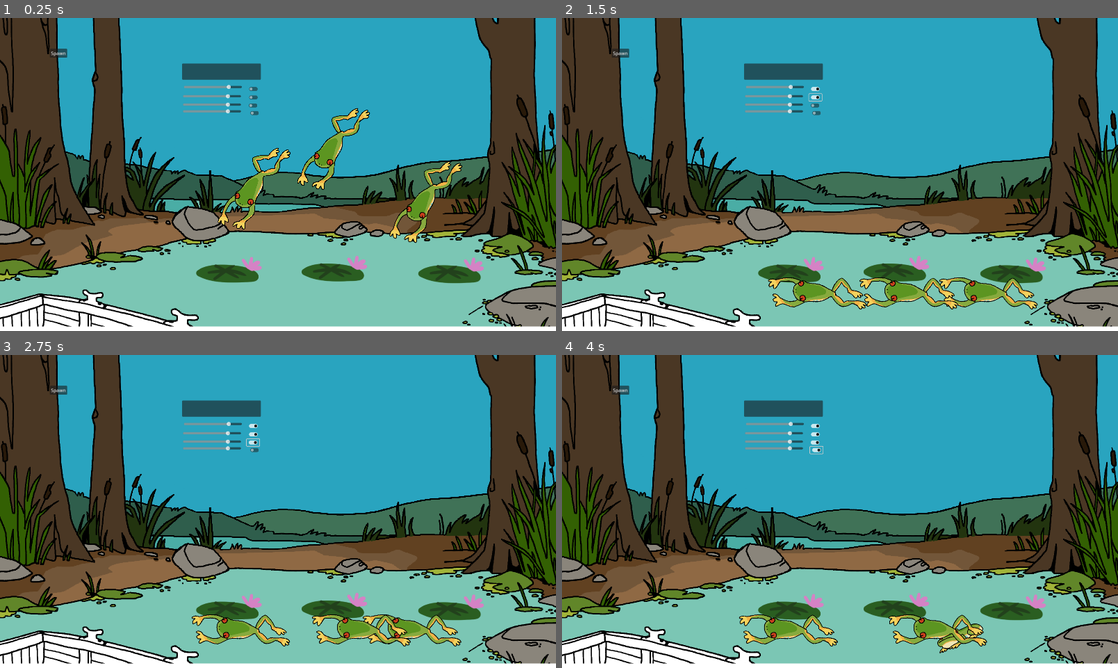
Above: before the commit, frames 1-4 (two rows, left to right).
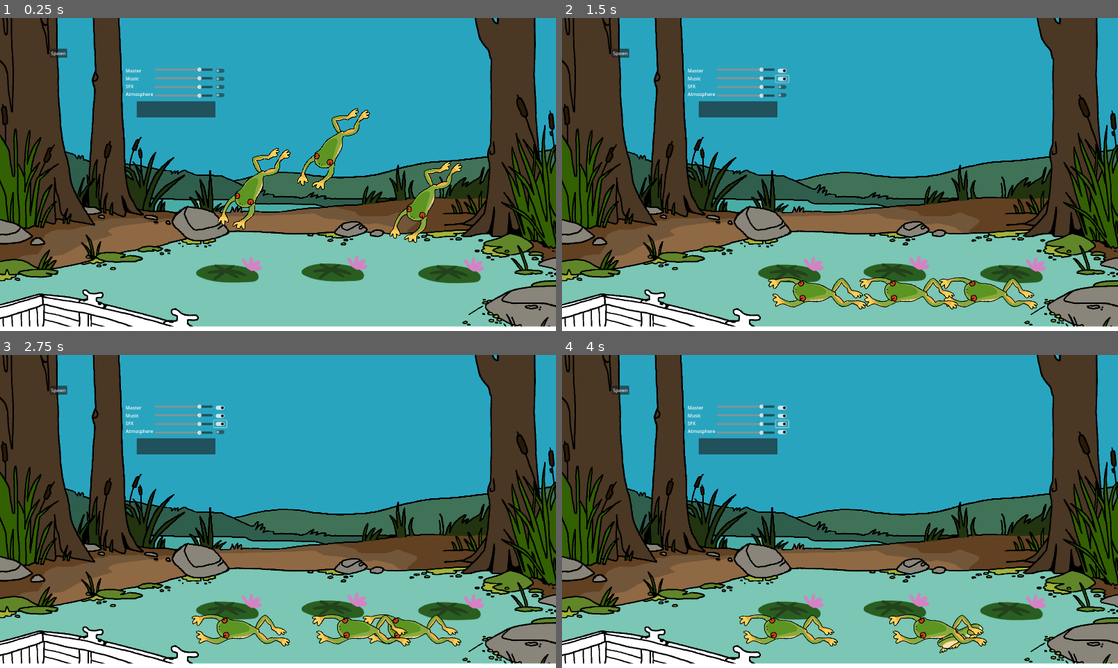
Above: after the commit, the same moments.

Repository: NotTom31/FroggeeToadems
Game: Godot game, scene res://Scenes/Levels/Test/brendan-testing.tscn
Two runs of this game, one before a commit and one after it. Both use one fixed random seed, a clock stepped at 60 frames per second and the inputs below. This scene is started directly instead of the project's main scene.
Inputs (mouse positions are in pixels of both pictures, inside the frame that each line leads up to; where the layout moved, square brackets give the same spot in the first picture):
- Up to frame 1 (0.25 s): no input
- Up to frame 2 (1.5 s): click (784, 71) [817, 89] at 0.5 s; click (784, 77) [817, 96] at 1.25 s
- Up to frame 3 (2.75 s): click (222, 423) [255, 442] at 2 s
- Up to frame 4 (4 s): click (784, 433) [817, 448] at 2.75 s; move the mouse to (956, 636) at 3.52 s; hold Right (ui_right) from 3.53 s (still down); click (956, 636) at 3.67 s; tap Up (ui_up) at 3.77 s

The runs differ from the first frame. In frame 1, 2.1% of the frame differs, in the area x 22-47%, y 14-32%; in frame 2, 2.1%; in frame 3, 2.1%; in frame 4, 2.1%.

Commit message:
Implemented Audio Controls
Added to settings menu scene

Diff:
--- a/Scenes/Levels/Test/brendan-testing.tscn
+++ b/Scenes/Levels/Test/brendan-testing.tscn
@@ -15,18 +15,6 @@
 
 [node name="AudioManagerControls" parent="LevelManager/SoundManager" instance=ExtResource("3_tutdx")]
 position = Vector2(608, 224)
-
-[node name="MainSlider" parent="LevelManager/SoundManager/AudioManagerControls" index="4"]
-z_index = 1
-
-[node name="MXSlider" parent="LevelManager/SoundManager/AudioManagerControls" index="5"]
-step = 0.05
-
-[node name="FXSlider" parent="LevelManager/SoundManager/AudioManagerControls" index="6"]
-step = 0.05
-
-[node name="ATMSlider" parent="LevelManager/SoundManager/AudioManagerControls" index="7"]
-step = 0.05
 
 [node name="PickupMX1" type="AudioStreamPlayer2D" parent="LevelManager/SoundManager"]
 stream = ExtResource("4_6o1un")
@@ -50,18 +38,6 @@
 
 [node name="PickupSFX" type="AudioStreamPlayer2D" parent="LevelManager/SoundManager"]
 
-[connection signal="pressed" from="LevelManager/SoundManager/AudioManagerControls/MainToggle" to="LevelManager/SoundManager" method="_on_main_toggle_pressed"]
-[connection signal="pressed" from="LevelManager/SoundManager/AudioManagerControls/MXToggle" to="LevelManager/SoundManager" method="_on_mx_toggle_pressed"]
-[connection signal="pressed" from="LevelManager/SoundManager/AudioManagerControls/FXToggle" to="LevelManager/SoundManager" method="_on_fx_toggle_pressed"]
-[connection signal="pressed" from="LevelManager/SoundManager/AudioManagerControls/ATMToggle" to="LevelManager/SoundManager" method="_on_atm_toggle_pressed"]
-[connection signal="mouse_exited" from="LevelManager/SoundManager/AudioManagerControls/MainSlider" to="LevelManager/SoundManager" method="_on_main_slider_mouse_exited"]
-[connection signal="value_changed" from="LevelManager/SoundManager/AudioManagerControls/MainSlider" to="LevelManager/SoundManager" method="_on_main_slider_value_changed"]
-[connection signal="mouse_exited" from="LevelManager/SoundManager/AudioManagerControls/MXSlider" to="LevelManager/SoundManager" method="_on_mx_slider_mouse_exited"]
-[connection signal="value_changed" from="LevelManager/SoundManager/AudioManagerControls/MXSlider" to="LevelManager/SoundManager" method="_on_mx_slider_value_changed"]
-[connection signal="mouse_exited" from="LevelManager/SoundManager/AudioManagerControls/FXSlider" to="LevelManager/SoundManager" method="_on_fx_slider_mouse_exited"]
-[connection signal="value_changed" from="LevelManager/SoundManager/AudioManagerControls/FXSlider" to="LevelManager/SoundManager" method="_on_fx_slider_value_changed"]
-[connection signal="mouse_exited" from="LevelManager/SoundManager/AudioManagerControls/ATMSlider" to="LevelManager/SoundManager" method="_on_atm_slider_mouse_exited"]
-[connection signal="value_changed" from="LevelManager/SoundManager/AudioManagerControls/ATMSlider" to="LevelManager/SoundManager" method="_on_atm_slider_value_changed"]
 [connection signal="pressed" from="LevelManager/SoundManager/AudioManagerControls/TestButton" to="LevelManager/SoundManager" method="_on_test_button_pressed"]
 
 [editable path="LevelManager"]
--- a/Scenes/UI/AudioManagerControls.tscn
+++ b/Scenes/UI/AudioManagerControls.tscn
@@ -1,79 +1,104 @@
 [gd_scene format=3 uid="uid://bw0yhqbfc0xq"]
 
-[node name="AudioManagerControls" type="Node2D"]
+[node name="AudioManagerControls" type="Control"]
+layout_mode = 3
+anchors_preset = 0
 
-[node name="MainToggle" type="CheckButton" parent="."]
-offset_left = 245.0
-offset_top = 9.0
-offset_right = 289.0
-offset_bottom = 33.0
-metadata/_edit_use_anchors_ = true
+[node name="HBoxContainer" type="HBoxContainer" parent="."]
+layout_mode = 1
+anchors_preset = 8
+anchor_left = 0.5
+anchor_top = 0.5
+anchor_right = 0.5
+anchor_bottom = 0.5
+offset_left = -174.0
+offset_top = -54.0
+offset_right = 174.0
+offset_bottom = 54.0
+grow_horizontal = 2
+grow_vertical = 2
 
-[node name="MXToggle" type="CheckButton" parent="."]
-offset_left = 245.0
-offset_top = 38.0
-offset_right = 289.0
-offset_bottom = 62.0
-metadata/_edit_use_anchors_ = true
+[node name="VBoxContainer3" type="VBoxContainer" parent="HBoxContainer"]
+layout_mode = 2
 
-[node name="FXToggle" type="CheckButton" parent="."]
-offset_left = 244.0
-offset_top = 66.0
-offset_right = 288.0
-offset_bottom = 90.0
-metadata/_edit_use_anchors_ = true
+[node name="Label" type="Label" parent="HBoxContainer/VBoxContainer3"]
+layout_mode = 2
+text = "Master"
 
-[node name="ATMToggle" type="CheckButton" parent="."]
-offset_left = 249.0
-offset_top = 92.0
-offset_right = 293.0
-offset_bottom = 116.0
-metadata/_edit_use_anchors_ = true
+[node name="Label2" type="Label" parent="HBoxContainer/VBoxContainer3"]
+layout_mode = 2
+text = "Music"
 
-[node name="MainSlider" type="HSlider" parent="."]
-offset_left = 27.0
-offset_top = 6.0
-offset_right = 227.0
-offset_bottom = 22.0
+[node name="Label3" type="Label" parent="HBoxContainer/VBoxContainer3"]
+layout_mode = 2
+text = "SFX"
+
+[node name="Label4" type="Label" parent="HBoxContainer/VBoxContainer3"]
+layout_mode = 2
+text = "Atmosphere"
+
+[node name="VBoxContainer" type="VBoxContainer" parent="HBoxContainer"]
+layout_mode = 2
+theme_override_constants/separation = 14
+
+[node name="MainSlider" type="HSlider" parent="HBoxContainer/VBoxContainer"]
+layout_mode = 2
 max_value = 1.0
 step = 0.0
 value = 0.8
 metadata/_edit_use_anchors_ = true
 
-[node name="MXSlider" type="HSlider" parent="."]
+[node name="MXSlider" type="HSlider" parent="HBoxContainer/VBoxContainer"]
 custom_minimum_size = Vector2(200, 0)
-offset_left = 24.0
-offset_top = 38.0
-offset_right = 32.0
-offset_bottom = 54.0
+layout_mode = 2
 max_value = 1.0
 step = 0.0
 value = 0.8
 metadata/_edit_use_anchors_ = true
 
-[node name="FXSlider" type="HSlider" parent="."]
-offset_left = 24.0
-offset_top = 67.0
-offset_right = 224.0
-offset_bottom = 83.0
+[node name="FXSlider" type="HSlider" parent="HBoxContainer/VBoxContainer"]
+layout_mode = 2
 max_value = 1.0
 step = 0.0
 value = 0.8
 metadata/_edit_use_anchors_ = true
 
-[node name="ATMSlider" type="HSlider" parent="."]
-offset_left = 24.0
-offset_top = 90.0
-offset_right = 224.0
-offset_bottom = 106.0
+[node name="ATMSlider" type="HSlider" parent="HBoxContainer/VBoxContainer"]
+layout_mode = 2
 max_value = 1.0
 step = 0.0
 value = 0.8
 metadata/_edit_use_anchors_ = true
 
+[node name="VBoxContainer2" type="VBoxContainer" parent="HBoxContainer"]
+layout_mode = 2
+
+[node name="MainToggle" type="CheckButton" parent="HBoxContainer/VBoxContainer2"]
+layout_mode = 2
+metadata/_edit_use_anchors_ = true
+
+[node name="MXToggle" type="CheckButton" parent="HBoxContainer/VBoxContainer2"]
+layout_mode = 2
+metadata/_edit_use_anchors_ = true
+
+[node name="FXToggle" type="CheckButton" parent="HBoxContainer/VBoxContainer2"]
+layout_mode = 2
+metadata/_edit_use_anchors_ = true
+
+[node name="ATMToggle" type="CheckButton" parent="HBoxContainer/VBoxContainer2"]
+layout_mode = 2
+metadata/_edit_use_anchors_ = true
+
 [node name="TestButton" type="Button" parent="."]
-offset_left = 21.0
-offset_top = -67.0
-offset_right = 293.0
-offset_bottom = -11.0
-metadata/_edit_use_anchors_ = true
+layout_mode = 1
+anchors_preset = 8
+anchor_left = 0.5
+anchor_top = 0.5
+anchor_right = 0.5
+anchor_bottom = 0.5
+offset_left = -136.0
+offset_top = 63.0
+offset_right = 136.0
+offset_bottom = 119.0
+grow_horizontal = 2
+grow_vertical = 2
--- a/Scenes/UI/SettingsMenu.tscn
+++ b/Scenes/UI/SettingsMenu.tscn
@@ -1,6 +1,7 @@
-[gd_scene load_steps=3 format=3 uid="uid://cecmdnni7erii"]
+[gd_scene load_steps=4 format=3 uid="uid://cecmdnni7erii"]
 
 [ext_resource type="Script" path="res://Code/UI/settings_menu.gd" id="1_iv60s"]
+[ext_resource type="PackedScene" uid="uid://bw0yhqbfc0xq" path="res://Scenes/UI/AudioManagerControls.tscn" id="2_17ken"]
 [ext_resource type="PackedScene" uid="uid://baeaj55y6xd38" path="res://Scenes/UI/BlankButton.tscn" id="2_ww785"]
 
 [node name="SettingsMenu" type="Control"]
@@ -11,38 +12,6 @@
 grow_horizontal = 2
 grow_vertical = 2
 script = ExtResource("1_iv60s")
-
-[node name="Panel" type="Panel" parent="."]
-custom_minimum_size = Vector2(1000, 600)
-layout_mode = 1
-anchors_preset = 8
-anchor_left = 0.5
-anchor_top = 0.5
-anchor_right = 0.5
-anchor_bottom = 0.5
-offset_left = -500.0
-offset_top = -300.0
-offset_right = 500.0
-offset_bottom = 300.0
-grow_horizontal = 2
-grow_vertical = 2
-
-[node name="MarginContainer" type="MarginContainer" parent="Panel"]
-layout_mode = 1
-anchors_preset = 15
-anchor_right = 1.0
-anchor_bottom = 1.0
-grow_horizontal = 2
-grow_vertical = 2
-theme_override_constants/margin_left = 20
-theme_override_constants/margin_top = 20
-theme_override_constants/margin_right = 20
-theme_override_constants/margin_bottom = 20
-
-[node name="Label" type="Label" parent="Panel/MarginContainer"]
-layout_mode = 2
-theme_override_font_sizes/font_size = 30
-text = "Put settings here"
 
 [node name="MarginContainer" type="MarginContainer" parent="."]
 layout_mode = 1
@@ -70,6 +39,41 @@
 horizontal_alignment = 1
 vertical_alignment = 1
 
+[node name="Panel" type="Panel" parent="."]
+custom_minimum_size = Vector2(1000, 600)
+layout_mode = 1
+anchors_preset = 8
+anchor_left = 0.5
+anchor_top = 0.5
+anchor_right = 0.5
+anchor_bottom = 0.5
+offset_left = -500.0
+offset_top = -300.0
+offset_right = 500.0
+offset_bottom = 300.0
+grow_horizontal = 2
+grow_vertical = 2
+mouse_filter = 1
+
+[node name="MarginContainer2" type="MarginContainer" parent="Panel"]
+layout_mode = 1
+anchors_preset = 15
+anchor_right = 1.0
+anchor_bottom = 1.0
+grow_horizontal = 2
+grow_vertical = 2
+theme_override_constants/margin_left = 20
+theme_override_constants/margin_top = 20
+theme_override_constants/margin_right = 20
+theme_override_constants/margin_bottom = 20
+
+[node name="HBoxContainer" type="HBoxContainer" parent="Panel/MarginContainer2"]
+layout_mode = 2
+alignment = 1
+
+[node name="AudioManagerControls" parent="Panel/MarginContainer2/HBoxContainer" instance=ExtResource("2_17ken")]
+layout_mode = 2
+
 [node name="BackButton" parent="." instance=ExtResource("2_ww785")]
 layout_mode = 1
 anchors_preset = 3
Not shown: 1 places in Scenes/Levels/Test/Main-Scene-Tom.tscn that only renumber resources
Not shown: 1 places in Scenes/Levels/Test/evan-gameplay-test.tscn that only renumber resources
